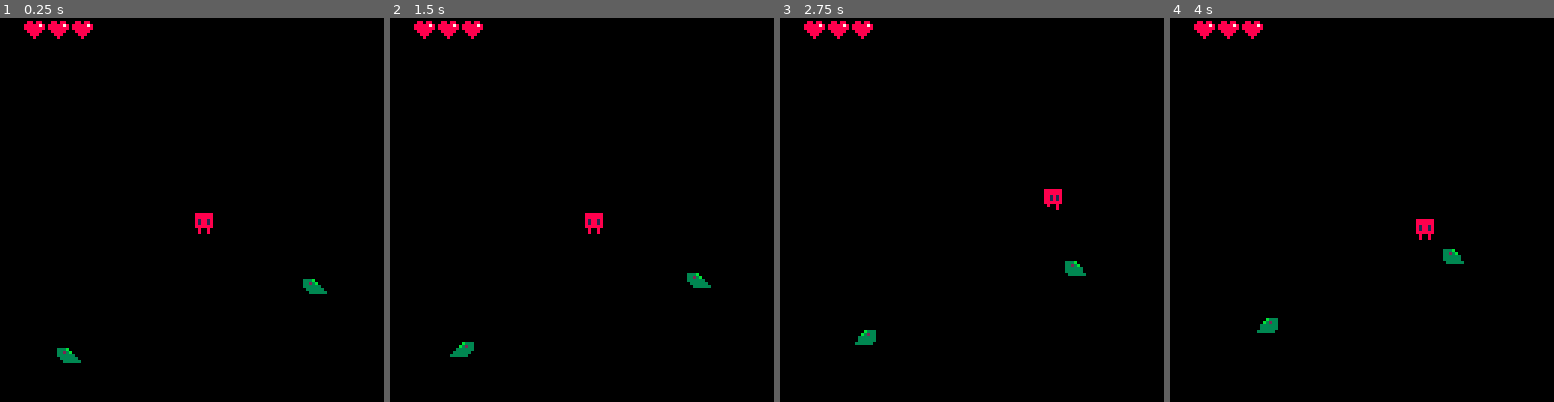
Above: before the commit, frames 1-4 (left to right).
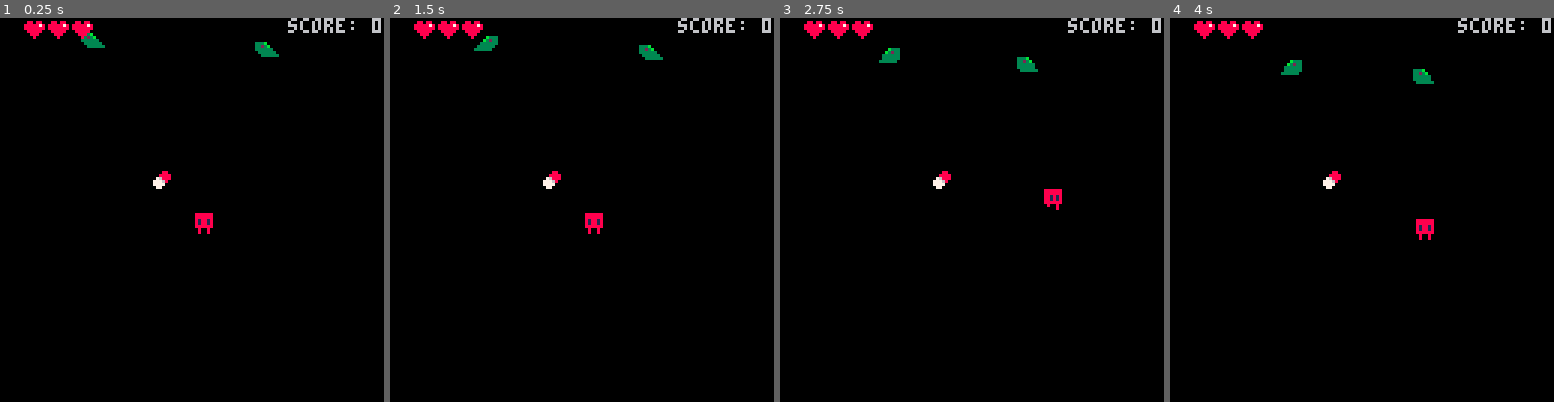
Above: after the commit, the same moments.

Repository: yuxiaomao/pico8-actop
Game: PICO-8 cartridge actop.p8
Two runs of this game, one before a commit and one after it. Both use one fixed random seed, a clock stepped at 60 frames per second and the inputs below.
Inputs:
- Up to frame 1 (0.25 s): no input
- Up to frame 2 (1.5 s): tap X (X key) at 0.33, 1.07 s; tap O (Z key) at 0.7 s
- Up to frame 3 (2.75 s): hold Right 1.6-2.1 s; tap O (Z key) at 1.7, 2.1, 2.5 s; tap X (X key) at 1.85 s; hold Up 2.15-2.42 s; hold Right from 2.47 s (still down)
- Up to frame 4 (4 s): tap O (Z key) at 2.9, 3.3, 3.7 s; tap X (X key) at 2.97 s; release Right at 3.03 s; hold Left 3.08-3.58 s; hold Down 3.63-3.97 s

The runs differ from the first frame. In frame 1, 1.1% of the frame differs, in the area x 14-100%, y 0-90%; in frame 2, 1.2%, in the area x 15-100%, y 0-89%; in frame 3, 1.2%; in frame 4, 1.2%.

Commit message:
Gameplay: add pill that regen player's hp, spawn at each 5 kills

Diff:
--- a/actop.p8
+++ b/actop.p8
@@ -6,37 +6,55 @@
 -- sfx:
 --   0: attack
 --   1: player hit by enemy
+--   2: pickup item
 
 -- global variables
 g_frames=0
 g_player={}
 g_enemies={}
+g_killcnt=0
+g_items={}
+g_itemtypes={}
 
 -- global constants
 k_atk=5
 
 function _init()
   g_frames=0
+  item_manager.init()
   enemy_manager.init()
   player.init(g_player)
 end
 
 function _update()
   g_frames=(g_frames+1)%30
+  item_manager.update()
   enemy_manager.update()
   player.update(g_player)
 end
 
 function _draw()
   cls()
+  item_manager.draw()
   enemy_manager.draw()
   player.draw(g_player)
+  -- draw ui
+  for i=1,g_player.hpmax do
+    if (g_player.hp >= i) then
+      spr(11,i*8,0)
+    else
+      spr(10,i*8,0)
+    end
+  end
+  local killpos=print(g_killcnt,0,-20)
+  print("score: "..g_killcnt,100-killpos,0)
 end
 -->8
--- classes
+-- player
 
 player={
   init=function(this)
+    this.hpmax=3 -- const
     this.hp=3
     this.x=64
     this.y=64
@@ -81,6 +99,7 @@
     -- move
     this.x+=this.dx
     this.y+=this.dy
+    item_manager.consumeall(this)
     -- attack
     if (btn(k_atk) and (this.atk.cooldown == 0)) then
       sfx(0)
@@ -92,7 +111,7 @@
       this.atk.y=this.y+atkpos.y*8
     end
     if (this.atk.frame > 0) then
-      enemy_manager.hit(this.atk)
+      enemy_manager.hitall(this.atk)
     end
   end,
   draw=function(this)
@@ -115,14 +134,6 @@
           this.y+atkpos.y*8)
       this.atk.frame-=1
     end
-    -- draw hp
-    for i=1,3 do
-      if (this.hp >= i) then
-        spr(11,i*8,0)
-      else
-        spr(10,i*8,0)
-      end
-    end
   end,
   hit=function(this,other)
     if (this.invulnframe == 0) then
@@ -138,6 +149,9 @@
     -- todo player dead
   end,
 }
+
+-->8
+-- enemy
 
 enemy={
   init=function(this,x,y)
@@ -148,7 +162,7 @@
     this.dy=0
     this.flipx=false
     this.frame=0
-    this.hitbox={x=0,y=3,w=7,h=5} -- const
+    this.hitbox={x=0,y=3,w=8,h=5} -- const
     this.invulnframe=0
     this.pow=1
   end,
@@ -182,26 +196,18 @@
 }
 
 -- manage function
--- manipulate global variables
-
--- global var g_enemies
+-- manipulate global var g_enemies, g_killcnt
 enemy_manager={
   init=function()
+    g_killcnt=0
     g_enemies={}
   end,
   update=function()
     foreach(g_enemies,enemy.update)
     -- spawn if not enough enemy
     if (enemy_manager.count() < 2) then
-      -- spawn only away from player
-      local x=0
-      local y=0
-      repeat
-        x=flr(rnd(128))
-        y=flr(rnd(128))
-      until ((abs(x-g_player.x)>20)
-             or (abs(y-g_player.y)>20))
-      enemy_manager.spawn(x,y)
+      local spawnpos=rndspawnpos()
+      enemy_manager.spawn(spawnpos.x,spawnpos.y)
     end
   end,
   draw=function()
@@ -215,16 +221,87 @@
   count=function()
     return #g_enemies
   end,
-  hit=function(other)
+  hitall=function(other)
     for e in all(g_enemies) do
       enemy.hit(e,other)
     end
   end,
   kill=function(obj)
+    g_killcnt+=1
+    if ((g_killcnt % 5) == 0) item_manager.spawnrnd()
     del(g_enemies,obj)
   end,
 }
 
+-->8
+-- item
+
+item_hp={
+  init=function(this,x,y)
+    this.type=item_hp
+    this.x=x
+    this.y=y
+    this.hitbox={x=1,y=1,w=6,h=6}
+  end,
+  update=function(this)
+  end,
+  draw=function(this)
+    spr(48,this.x,this.y)
+  end,
+  consume=function(this,other)
+    if (collidebox(this,other)) then
+      if (other.hp < other.hpmax) then
+        sfx(2)
+        other.hp+=1
+        item_manager.remove(this)
+      end
+    end
+  end,
+}
+
+-- manage function
+-- manipulate global var g_items, g_itemtypes
+item_manager={
+  init=function()
+    g_items={}
+    g_itemtypes={item_hp}
+    item_manager.spawn(item_hp,50,50)
+  end,
+  update=function()
+    for i in all(g_items) do
+      i.type.update(i)
+    end
+  end,
+  draw=function()
+    for i in all(g_items) do
+      i.type.draw(i)
+    end
+  end,
+  spawn=function(type,x,y)
+    local obj={}
+    type.init(obj,x,y)
+    add(g_items,obj)
+  end,
+  spawnrnd=function()
+    local type=rnd(g_itemtypes)
+    local pos=rndspawnpos()
+    item_manager.spawn(type,pos.x,pos.y)
+  end,
+  count=function()
+    return #g_items
+  end,
+  consumeall=function(other)
+    for i in all(g_items) do
+      (i.type).consume(i,other)
+    end
+  end,
+  remove=function(obj)
+    del(g_items,obj)
+  end,
+}
+
+-->8
+-- util
 
 -- helper function
 
@@ -254,6 +331,19 @@
   else
     return false
   end
+end
+
+-- random spawn location away from player
+rndspawnpos=function()
+  -- spawn only away from player
+  local x=0
+  local y=0
+  repeat
+    x=flr(rnd(120))
+    y=flr(rnd(120))
+  until ((abs(x-g_player.x)>20)
+         or (abs(y-g_player.y)>20))
+  return {x=x,y=y}
 end
 
 
@@ -282,6 +372,14 @@
 33333300333333000000000000000000000000000000000000000000000000000000000000000000000000000000000000000000000000000000000000000000
 33333300033333300000000000000000000000000000000000000000000000000000000000000000000000000000000000000000000000000000000000000000
 03333330003333330000000000000000000000000000000000000000000000000000000000000000000000000000000000000000000000000000000000000000
-
-
-
+00000000000000000000000000000000000000000000000000000000000000000000000000000000000000000000000000000000000000000000000000000000
+00008800000007600000000000000000000000000000000000000000000000000000000000000000000000000000000000000000000000000000000000000000
+00088880000076700000000000000000000000000000000000000000000000000000000000000000000000000000000000000000000000000000000000000000
+00768880005767000000000000000000000000000000000000000000000000000000000000000000000000000000000000000000000000000000000000000000
+07776800000570000000000000000000000000000000000000000000000000000000000000000000000000000000000000000000000000000000000000000000
+07777000006050000000000000000000000000000000000000000000000000000000000000000000000000000000000000000000000000000000000000000000
+00770000060000000000000000000000000000000000000000000000000000000000000000000000000000000000000000000000000000000000000000000000
+…(4 lines of a section not shown)…
Not shown, changed: the sound effects (__sfx__) section of actop.p8
